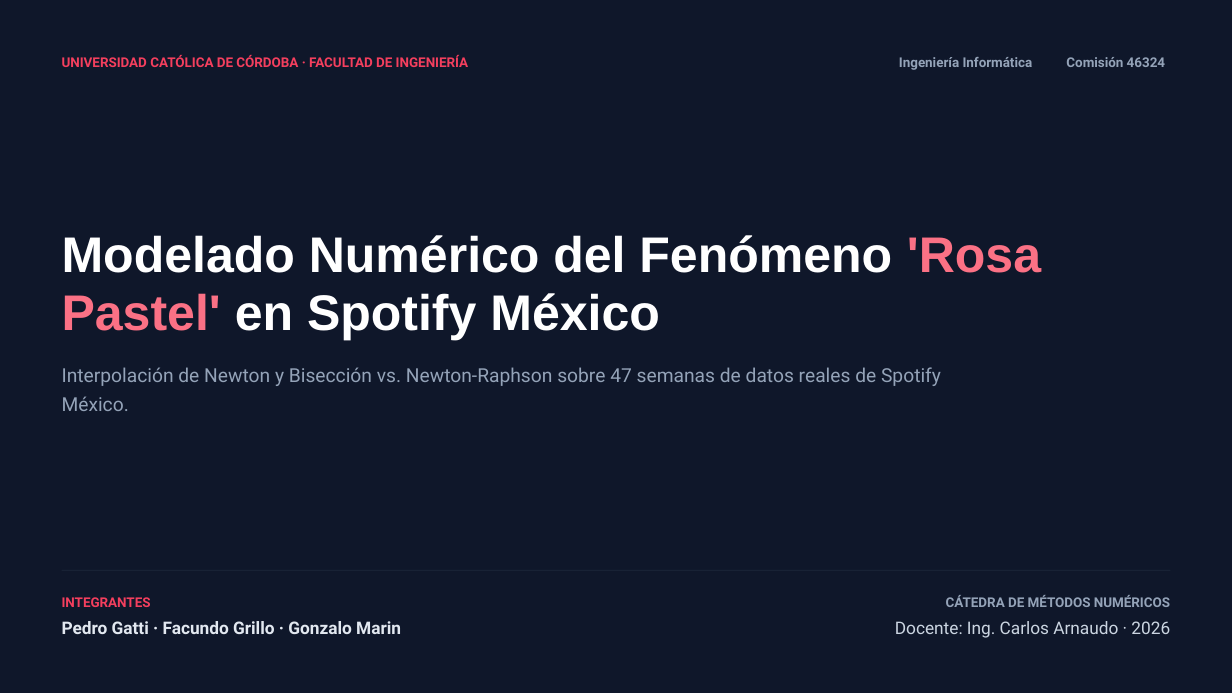
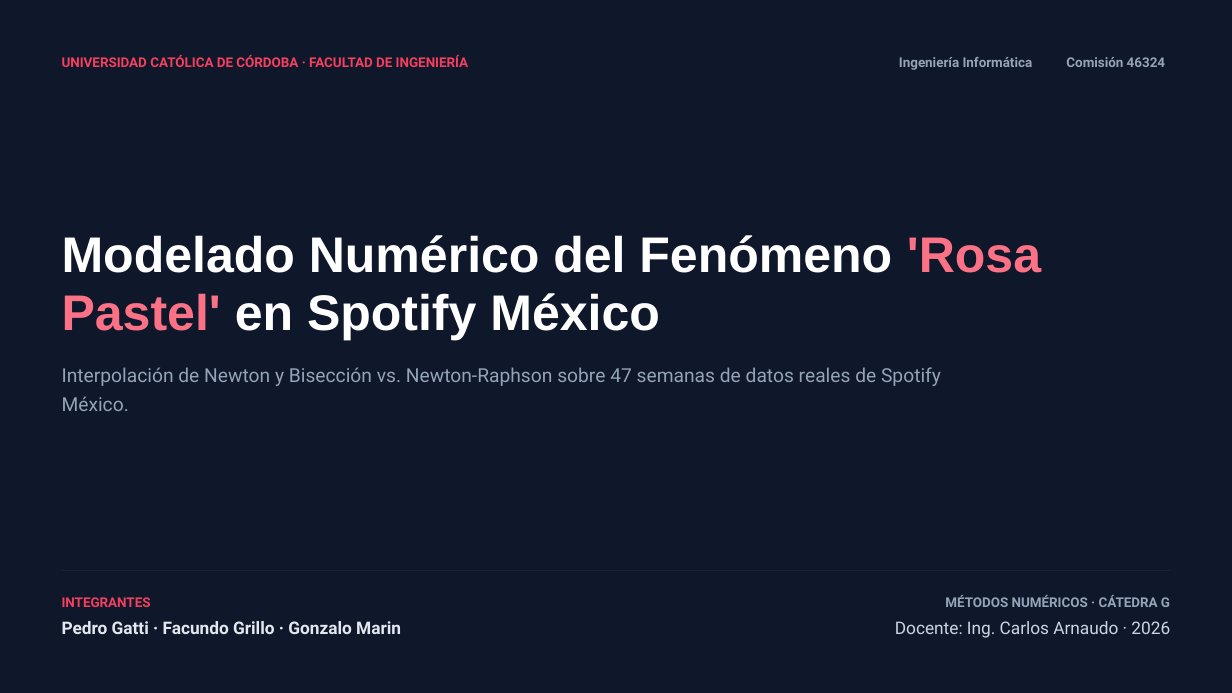
Before and after one commit to PedroGattiUCC/metodos-numericos-rosa-pastel, a slide deck: slide 1 of ENTREGABLES/Presentacion_Rosa_Pastel_Metodos_Numericos.pptx. Drawn at 1232x693 pixels with LibreOffice and Linux fonts; fonts in the diff are those of the drawing. Boxes give left, top, right and bottom in pixels: in the first picture for what was removed or moved away, otherwise in the second. Text is boxed around its words. In the diff, an @@ line names an element or a change of style, - is before the commit and + after.

```diff
--- a/ENTREGABLES/Presentacion_Rosa_Pastel_Metodos_Numericos.pptx
+++ b/ENTREGABLES/Presentacion_Rosa_Pastel_Metodos_Numericos.pptx
@@ text at [945, 595, 1170, 607]: text changed @@
-CÁTEDRA DE MÉTODOS NUMÉRICOS
+MÉTODOS NUMÉRICOS · CÁTEDRA G
```
Also in this commit, not shown: 7 other files.
